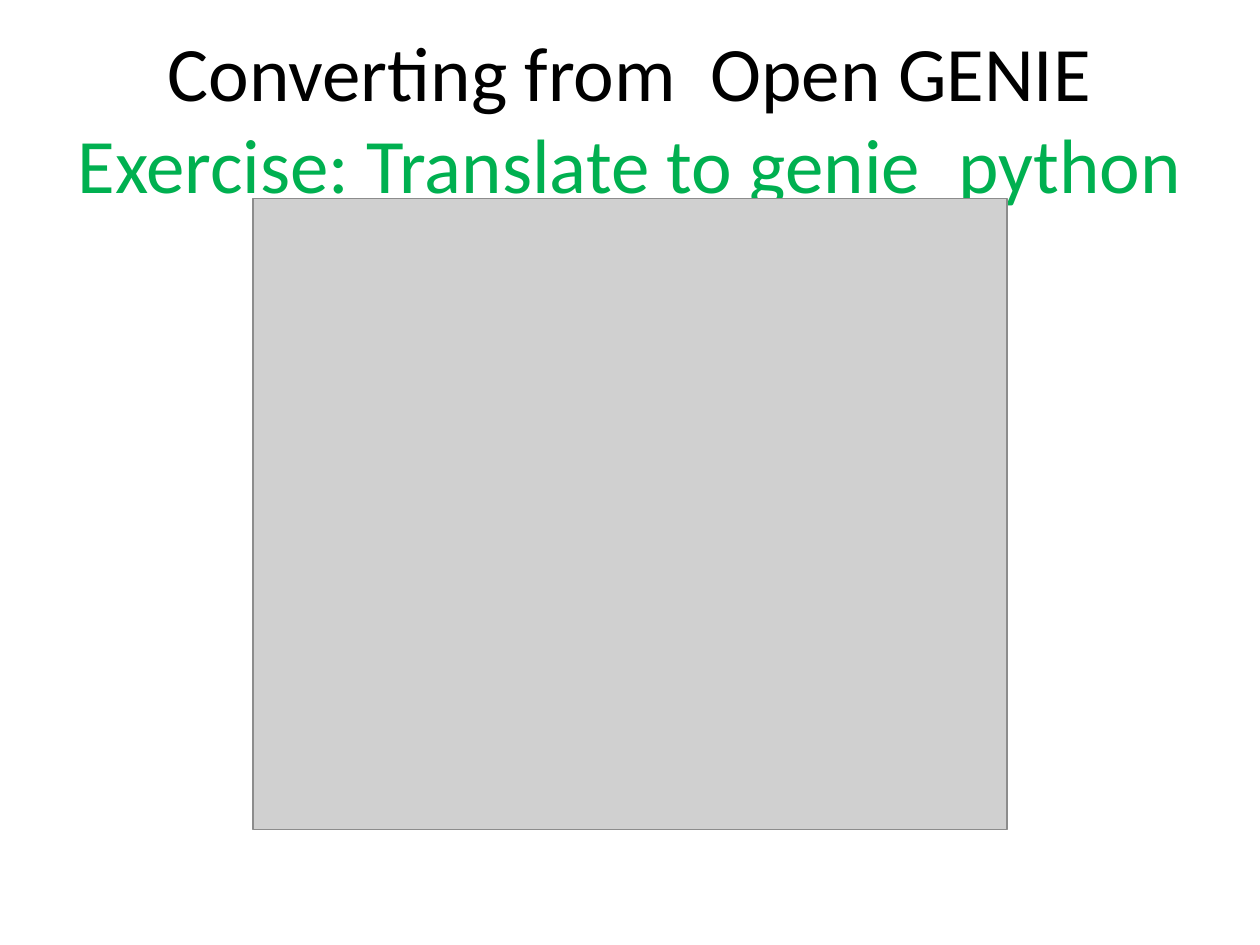
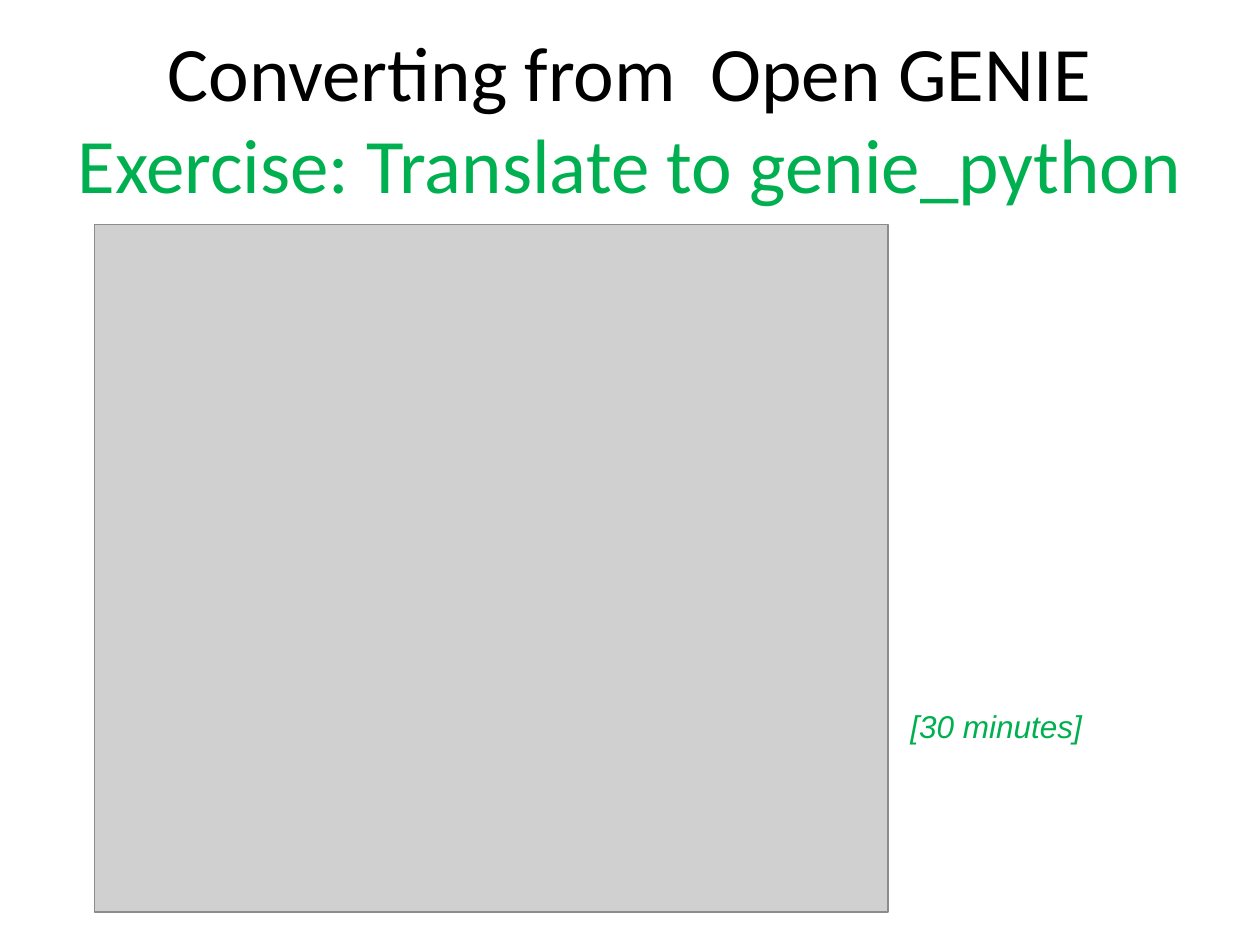
Before and after one commit to ISISComputingGroup/ibex_user_manual, a slide deck: slide 31 of genie_python_and_ibex/genie_python_and_ibex.pptx. Drawn at 1260x945 pixels with LibreOffice and Linux fonts; fonts in the diff are those of the drawing; grey boxes stand for pictures; background and template pictures are left out. Boxes give left, top, right and bottom in pixels: in the first picture for what was removed or moved away, otherwise in the second. Text is boxed around its words. In the diff, an @@ line names an element or a change of style, - is before the commit and + after.

Commit message:
Update genie_python slides post September training

```diff
--- a/genie_python_and_ibex/genie_python_and_ibex.pptx
+++ b/genie_python_and_ibex/genie_python_and_ibex.pptx
@@ picture: place and size @@
-picture at <box>253,198,1007,829</box>
+picture at <box>94,224,888,912</box>
@@ text added at <box>910,715,1082,744</box>, 18 pt, text #00B050, italic @@
+[30 minutes]
```
Also in this commit, not shown: 11 other slides changed.
